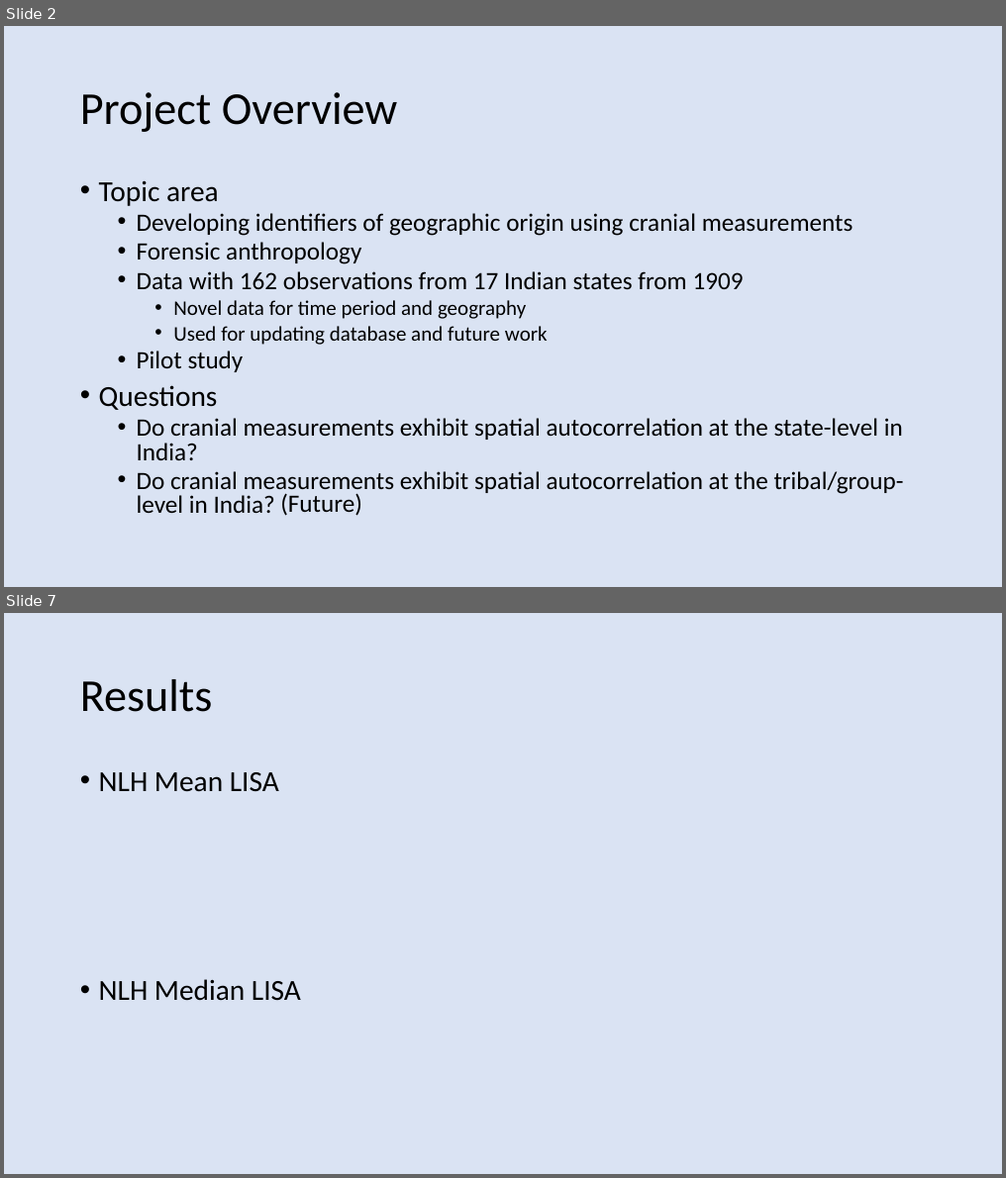
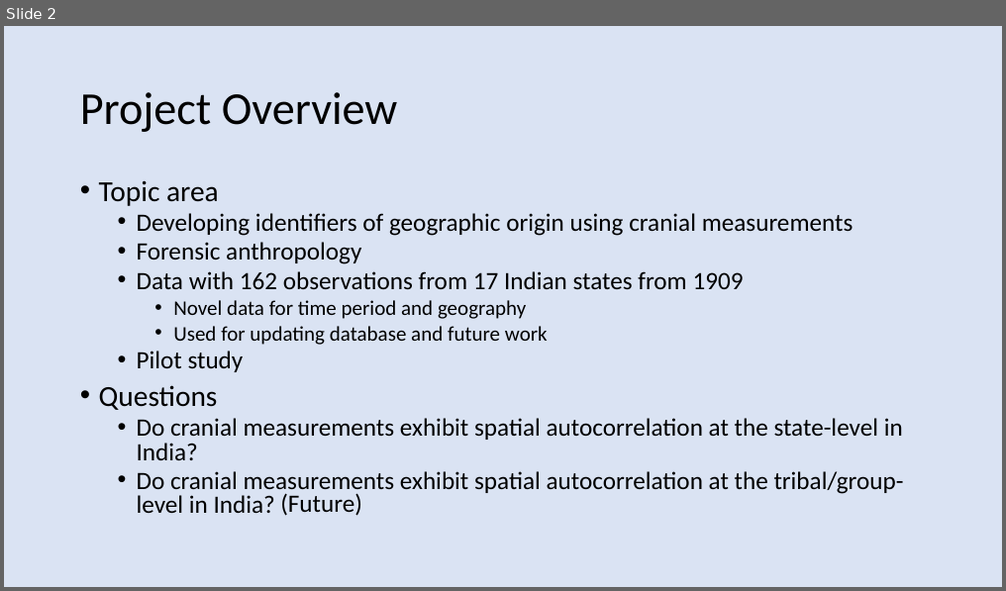
Before and after one commit to andrewroylaws/geog891, a slide deck: Final_project/FinalPresentationLaws.pptx. Shown one above the other, each under a label of ours: slides 2 and 7 before the commit, slide 2 after it; the slides between them are not shown. The pictures are 1006x1178 and 1006x591 pixels, drawn with LibreOffice and Linux fonts; fonts in the diff are those of the drawing. Boxes give left, top, right and bottom in pixels: in the first picture for what was removed or moved away, otherwise in the second. Text is boxed around its words. In the diff, an @@ line names an element or a change of style, - is before the commit and + after.

```diff
--- a/Final_project/FinalPresentationLaws.pptx
+++ b/Final_project/FinalPresentationLaws.pptx
@@ slide 7 removed at (x1=4, y1=613, x2=1002, y2=1174), background #DAE3F3 @@
@@ title removed at (x1=80, y1=679, x2=213, y2=712) @@
-Results
@@ text removed at (x1=99, y1=772, x2=301, y2=1001) @@
-• NLH Mean LISA
-• NLH Median LISA
```
Also in this commit, not shown: 6 slides changed, 1 slide added, 1 other file.
